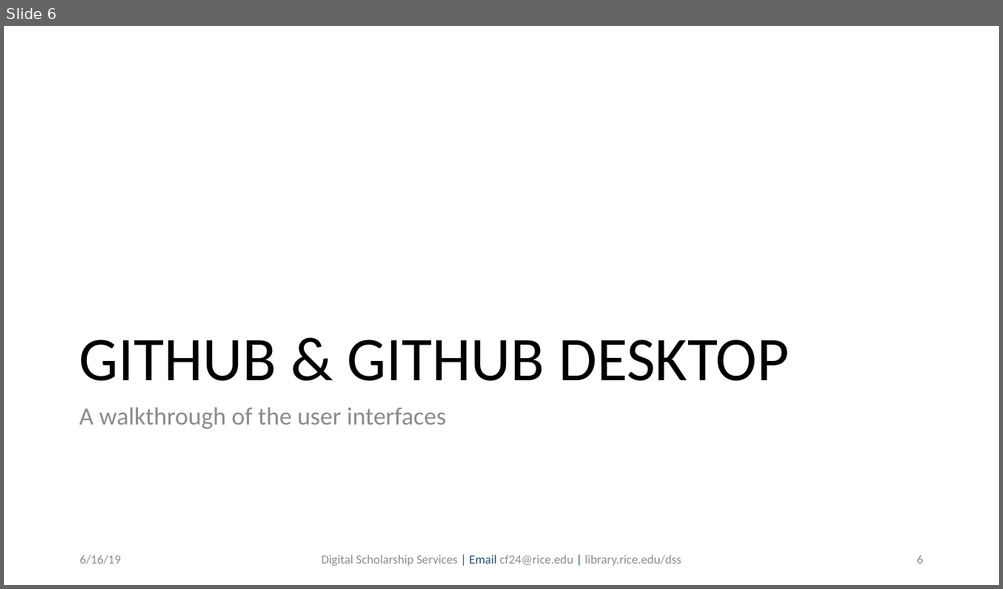
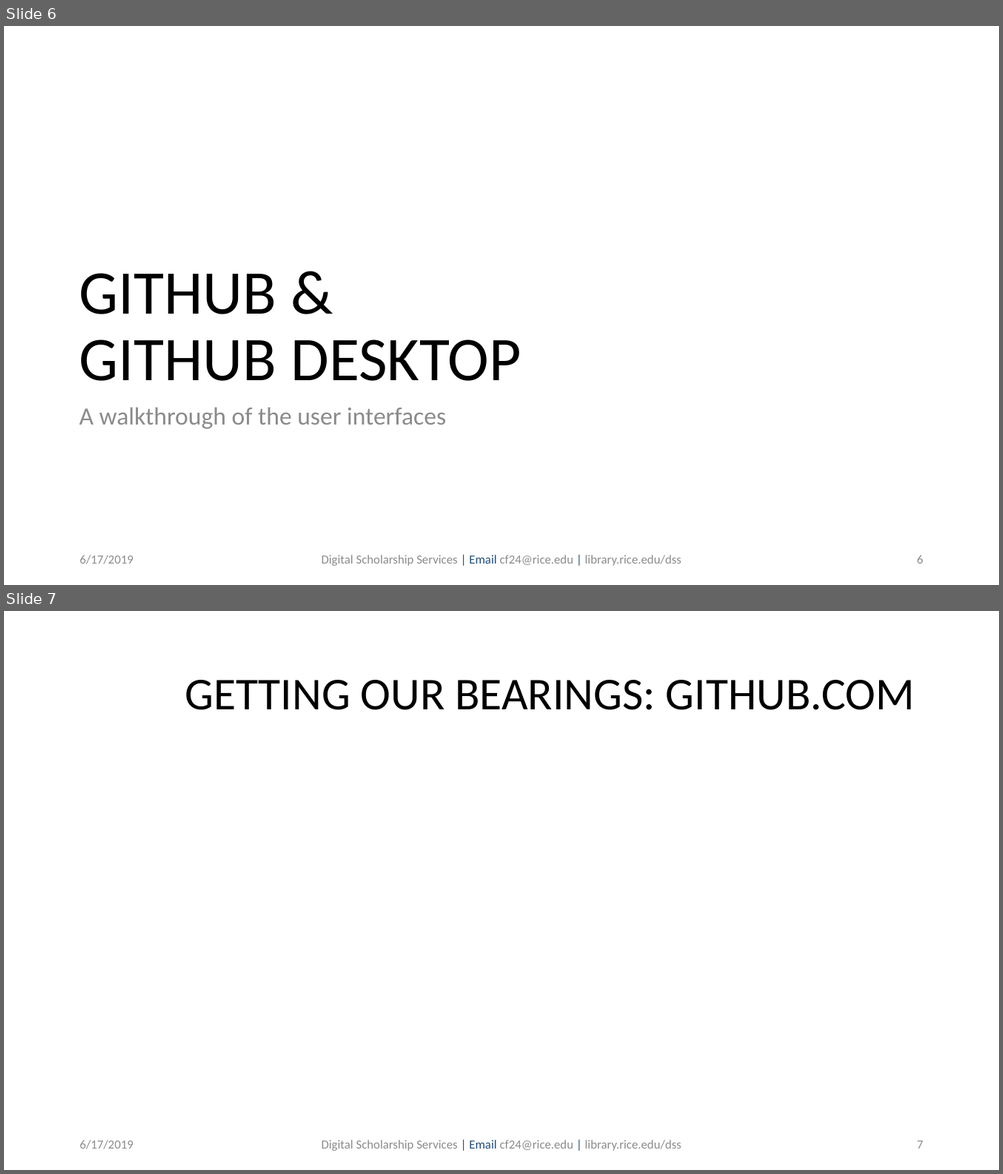
Before and after one commit to bakitybacon/rice-data-and-donuts, a slide deck: github/Introduction to Git & GitHub.pptx. Shown one above the other, each under a label of ours: slide 6 before the commit, slides 6 and 7 after it. The pictures are 1003x589 and 1003x1174 pixels, drawn with LibreOffice and Linux fonts; fonts in the diff are those of the drawing; background and template pictures are left out. Boxes give left, top, right and bottom in pixels: in the first picture for what was removed or moved away, otherwise in the second. Text is boxed around its words. In the diff, an @@ line names an element or a change of style, - is before the commit and + after.

Commit message:
added more about github

```diff
--- a/github/Introduction to Git & GitHub.pptx
+++ b/github/Introduction to Git & GitHub.pptx
@@ slide 7 added at <box>4,611,999,1170</box>, background #FFFFFF @@
@@ text added at <box>185,680,914,710</box>, 44 pt, text #000000 @@
+GETTING OUR BEARINGS: GITHUB.COM
@@ text added at <box>79,1140,133,1150</box>, 12 pt, text #8B8B8B @@
+6/17/2019
@@ text added at <box>321,1140,681,1151</box>, 12 pt, text #8B8B8B @@
+Digital Scholarship Services | Email cf24@rice.edu | library.rice.edu/dss
@@ page number added at <box>916,1141,922,1149</box>, 12 pt, text #8B8B8B @@
+7
@@ slide 6 changed as well @@
@@ text at <box>79,273,521,381</box>: text changed @@
-GITHUB & GITHUB DESKTOP
+GITHUB &
+GITHUB DESKTOP
@@ text at <box>79,555,133,565</box>: text changed @@
-6/16/19
+6/17/2019
```
Also in this commit, not shown: 56 other slides changed, 12 other slides added.
